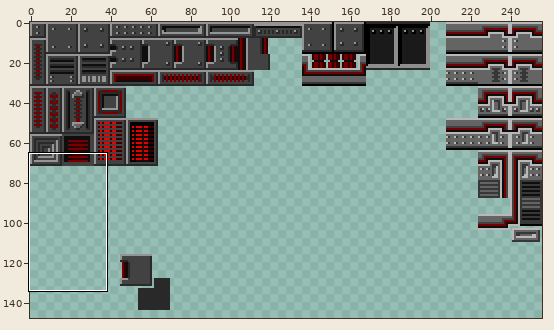
Sprite sheet, stored at resources/spritesheets/tiles/testtiles8.png. Above: a wide view before the commit, with the close-up outlined.
Close-up. Before:
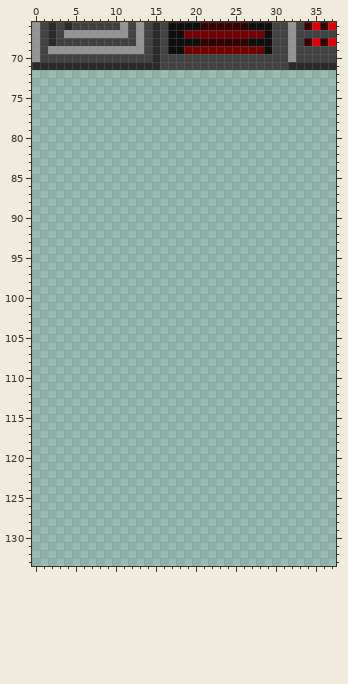
The file is 256x256 pixels. Colours within 5 levels of each other are drawn and written as one. Shown: x 0..37, y 66..133. The wide view leaves out empty margins. The commit also changed other parts of the picture, which this record leaves out.
The same view after the edit:
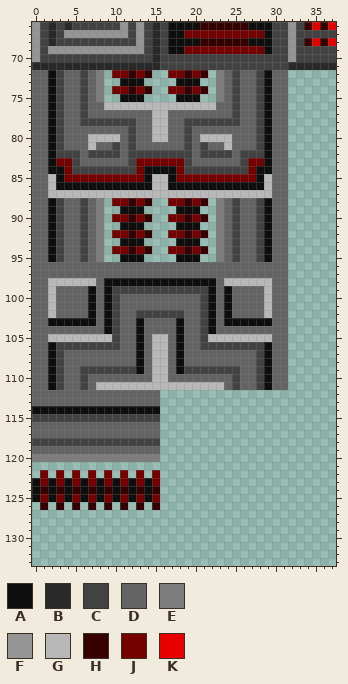
Palette (. is transparent): A #0e0e0e  B #292929  C #424242  D #646464  E #7d7d7d  F #959595  G #b8b8b8  H #360000  J #760000  K #e80000
From old to new:
y 72: x 0..8 ......... -> DDACDDCDE; x 10..14 ..... -> JJHJH; x 17..21 ..... -> JJHJH; x 23..31 ......... -> EDCDDCADD
y 73: x 0..8 ......... -> DDACDDCDE; x 11..13 ... -> AAA; x 18..20 ... -> AAA; x 23..31 ......... -> EDCDDCADD
y 74: x 0..8 ......... -> DDACDDCDE; x 10..14 ..... -> JJHJH; x 17..21 ..... -> JJHJH; x 23..31 ......... -> EDCDDCADD
y 75: x 0..8 ......... -> DDACDDCDE; x 11..13 ... -> AAA; x 18..20 ... -> AAA; x 23..31 ......... -> EDCDDCADD
y 76: x 0..31 ................................ -> DDACDDCDDGGGGGGGGGGGGGGDDCDDCADD
y 77: x 0..31 ................................ -> DDACDDCDDDDDDDDGGDDDDDDDDCDDCADD
y 78: x 0..31 ................................ -> DDACDDCCCCCCCDDGGDDCCCCCCCDDCADD
y 79: x 0..31 ................................ -> DDACDDDDDDDDCDDGGDDCDDDDDDDDCADD
y 80: x 0..31 ................................ -> DDACDDDGGGGDCDDGGDDCDGGGGDDDCADD
y 81: x 0..31 ................................ -> DDACDDDGDDCDCDDDDDDCDCDDGDDDCADD
y 82: x 0..31 ................................ -> DDACCCDCCCCDCCCCCCCCDCCCCDCCCADD
y 83: x 0..31 ................................ -> DDAJJCDDDDDDCJJJJJJCDDDDDDCJJADD
y 84: x 0..31 ................................ -> DDAAJCCCCCCCCJAAAAJCCCCCCCCJAADD
y 85: x 0..31 ................................ -> DDGAJJJJJJJJJJAGGAJJJJJJJJJJAGDD
y 86: x 0..31 ................................ -> DDGAAAAAAAAAAAAGGAAAAAAAAAAAAGDD
y 87: x 0..31 ................................ -> DDGGGGGGGGGGGGGGGGGGGGGGGGGGGGDD
y 88: x 0..8 ......... -> DDACDDCDE; x 10..14 ..... -> JJHJH; x 17..21 ..... -> JJHJH; x 23..31 ......... -> EDCDDCADD
y 89: x 0..8 ......... -> DDACDDCDE; x 11..13 ... -> AAA; x 18..20 ... -> AAA; x 23..31 ......... -> EDCDDCADD
y 90: x 0..8 ......... -> DDACDDCDE; x 10..14 ..... -> JJHJH; x 17..21 ..... -> JJHJH; x 23..31 ......... -> EDCDDCADD
y 91: x 0..8 ......... -> DDACDDCDE; x 11..13 ... -> AAA; x 18..20 ... -> AAA; x 23..31 ......... -> EDCDDCADD
y 92: x 0..8 ......... -> DDACDDCDE; x 10..14 ..... -> JJHJH; x 17..21 ..... -> JJHJH; x 23..31 ......... -> EDCDDCADD
y 93: x 0..8 ......... -> DDACDDCDE; x 11..13 ... -> AAA; x 18..20 ... -> AAA; x 23..31 ......... -> EDCDDCADD
y 94: x 0..8 ......... -> DDACDDCDE; x 10..14 ..... -> JJHJH; x 17..21 ..... -> JJHJH; x 23..31 ......... -> EDCDDCADD
y 95: x 0..8 ......... -> DDACDDCDE; x 11..13 ... -> AAA; x 18..20 ... -> AAA; x 23..31 ......... -> EDCDDCADD
y 96..97: x 0..31 ................................ -> DDDDDDDDDDDDDDDDDDDDDDDDDDDDDDDD
y 98: x 0..31 ................................ -> DDGGGGGGDAAAAAAAAAAAAAADGGGGGGDD
y 99: x 0..31 ................................ -> DDGDDDDADACCCCCCCCCCCCADADDDDGDD
y 100..101: x 0..31 ................................ -> DDGDDDDADACDDDDDDDDDDCADADDDDGDD
y 102: x 0..31 ................................ -> DDGDDDDADACDDCCCCCCDDCADADDDDGDD
y 103: x 0..31 ................................ -> DDAAAAAADACDDADDDDADDCADAAAAAADD
y 104: x 0..31 ................................ -> DDDDDDDDDACDDADDDDADDCADDDDDDDDD
y 105: x 0..31 ................................ -> DDGGGGGGGGCDDADGGDADDCGGGGGGGGDD
y 106: x 0..31 ................................ -> DDACCCCCCCCDDADGGDADDCCCCCCCCADD
y 107..108: x 0..31 ................................ -> DDACDDDDDDDDDADGGDADDDDDDDDDCADD
y 109: x 0..31 ................................ -> DDACDDCCCCCCCADGGDACCCCCCCDDCADD
y 110: x 0..31 ................................ -> DDACDDCDDDDDDDDGGDDDDDDDDCDDCADD
y 111: x 0..31 ................................ -> DDACDDCDGGGGGGGGGGGGGGGGDCDDCADD
y 112..113: x 0..15 ................ -> DDDDDDDDDDDDDDDD
y 114: x 0..15 ................ -> AAAAAAAAAAAAAAAA
y 115: x 0..15 ................ -> CCCCCCCCCCCCCCCC
y 116..117: x 0..15 ................ -> DDDDDDDDDDDDDDDD
y 118: x 0..15 ................ -> CCCCCCCCCCCCCCCC
y 119: x 0..15 ................ -> DDDDDDDDDDDDDDDD
y 120: x 0..15 ................ -> EEEEEEEEEEEEEEEE
y 122: x 1 . -> J; x 3 . -> J; x 5 . -> J; x 7 . -> J; x 9 . -> J; x 11 . -> J; x 13 . -> J; x 15 . -> J
y 123: x 0..15 ................ -> AJAJAJAJAJAJAJAJ
y 124: x 0..15 ................ -> AHAHAHAHAHAHAHAH
y 125: x 0..15 ................ -> AJAJAJAJAJAJAJAJ
y 126: x 1 . -> H; x 3 . -> H; x 5 . -> H; x 7 . -> H; x 9 . -> H; x 11 . -> H; x 13 . -> H; x 15 . -> H
Pixel boxes of the changes (left, top, right, bottom) in both close-ups:
added: (32, 70, 288, 510)
